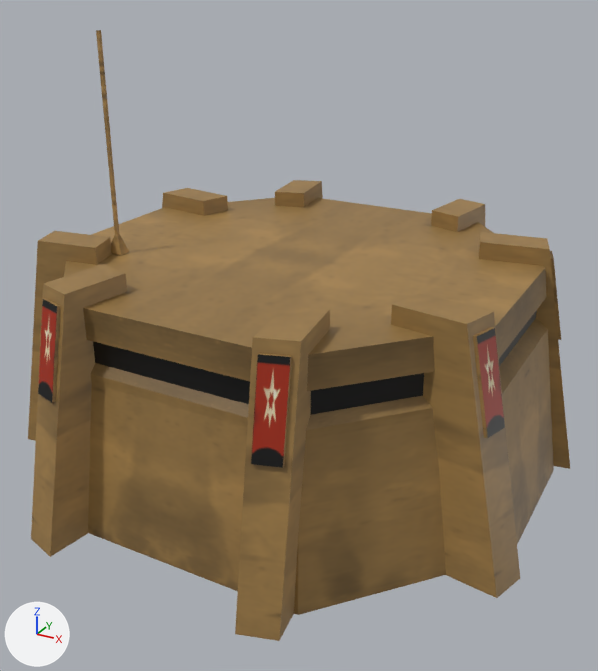
Before and after pictures for a commit that changed the COLLADA model art/meshes/structural/house.dae.
One viewpoint serves both versions: a 50 mm lens placed at (9.82, -16.66, 10.65), pointed at (0.82, -0.29, 2.46). Arrows for +X, +Y and +Z are at lower left; the lights stay in place.

In view in the first picture: 'bunker'.
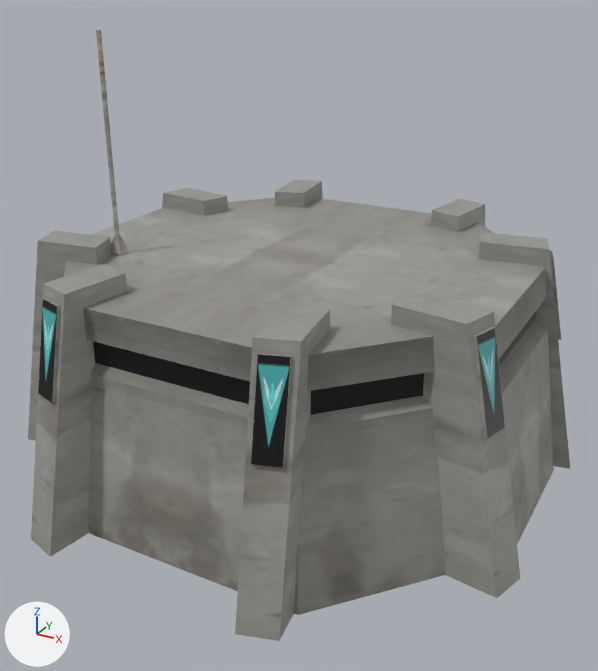
What differs and where, as boxes [x1, y1, x2, y2] in the pictures (598 x 671 px):
'bunker', surface changed (brown to grey)
    both: [28, 30, 570, 641]

The change, as a list of edits to the scene's bpy script:
```text
Add img_alliance_struct_png:
    img_alliance_struct_png = load_image('alliance_struct.png', '../../textures/skins/structural/alliance_struct.png', 2048, 1024, 'sRGB')
Change mat_material_002:
    mat_material_002.texture: img_coalition_struct_png -> img_alliance_struct_png
```
